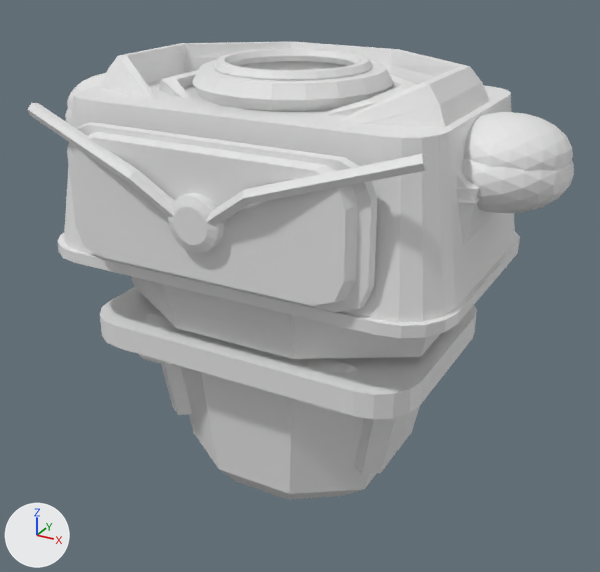
A saved change to the OBJ model Models/person_hulk_vge_combat_vacsuit.obj.
The view is the same before and after, from a camera (50 mm lens) standing at (0.703, -1.235, 1.013) and looking at (0.025, -0.002, 0.397). Every picture has the same lights, and +X, +Y and +Z are marked at lower left. The older version comes first. Materials are left out; every surface is plain grey. Where no turn or scale is listed for an object, it has been applied to the vertices. Vertices at exactly the same position are counted once.

Names of what the first picture shows: 'person_hulk_vge_combat_vacsuit'.
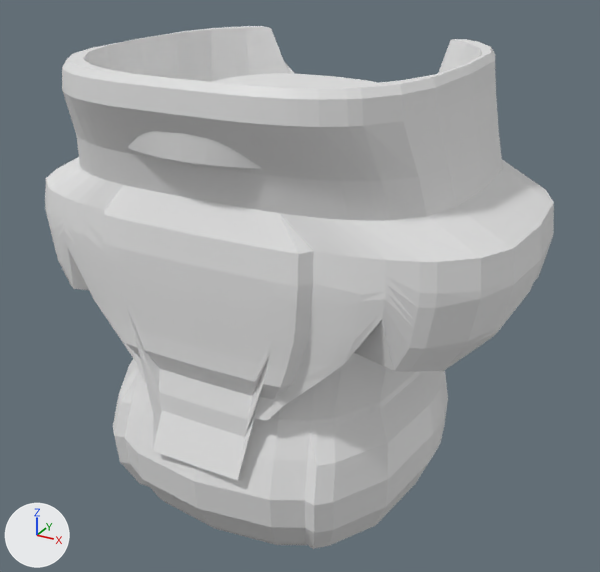
Where the change shows, as pixel boxes (x1, y1, x2, y2) in the pictures (600 x 572 px):
'person_hulk_vge_combat_vacsuit', reshaped (7% narrower, 14% taller): before (28, 42, 574, 500); after (45, 26, 554, 549)
part 1 of me_person_hulk_vge_combat_vacsuit, rebuilt: before (131, 179, 497, 359); after (113, 73, 448, 549)
part 2 of me_person_hulk_vge_combat_vacsuit, rebuilt: before (161, 364, 420, 500); after (45, 26, 554, 481)
part 3 of me_person_hulk_vge_combat_vacsuit, deleted: before (28, 42, 574, 419)

The change in detail:
me_person_hulk_vge_combat_vacsuit is used by ob_person_hulk_vge_combat_vacsuit; location (0.0, 0.0, 0.0).
me_person_hulk_vge_combat_vacsuit had 1992 vertices, 3892 faces and spanned x -0.481..0.481, y -0.303..0.295, z 0.0..0.8.
me_person_hulk_vge_combat_vacsuit now has 1776 vertices, 3548 faces and spans x -0.452..0.452, y -0.322..0.304, z 0.0..0.817.
me_person_hulk_vge_combat_vacsuit part 1: the loose piece of 168 vertices spanning x -0.371..0.371, y -0.221..0.221, z 0.36..0.7 is rebuilt with 534 vertices and now spans x -0.329..0.329, y -0.322..0.263, z 0.0..0.75.
me_person_hulk_vge_combat_vacsuit part 2: the loose piece of 164 vertices spanning x -0.337..0.337, y -0.18..0.18, z 0.0..0.7 is rebuilt with 1242 vertices and now spans x -0.452..0.452, y -0.32..0.304, z 0.03..0.817.
me_person_hulk_vge_combat_vacsuit part 3: 27 loose pieces with 1660 vertices, spanning x -0.481..0.481, y -0.303..0.295, z 0.09..0.8, are deleted.
